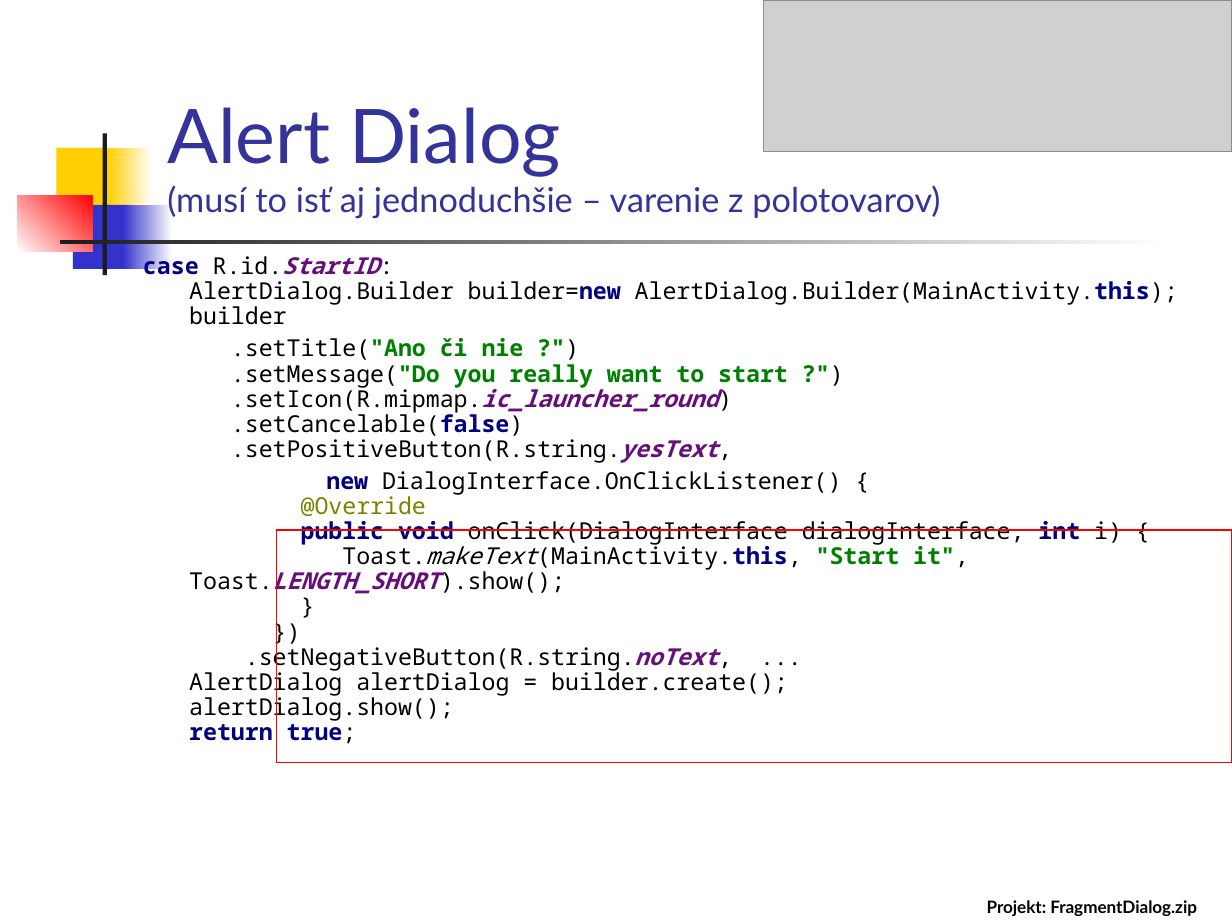
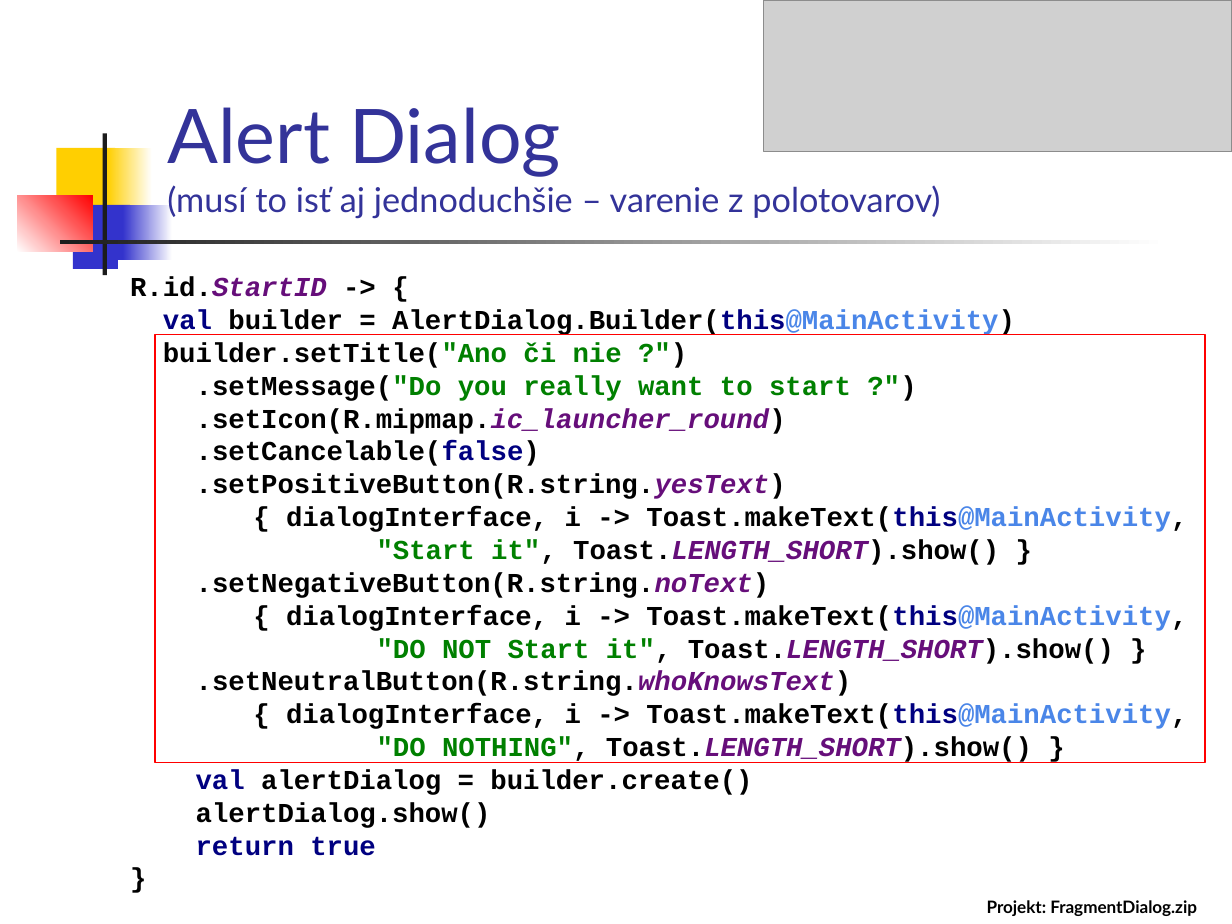
Before and after one commit to vmandro/Prednasky, a slide deck: slide 45 of 07/07_Android.ppt (slide 41 before the commit). Drawn at 1232x924 pixels with LibreOffice and Linux fonts; fonts in the diff are those of the drawing; grey boxes stand for pictures. Boxes give left, top, right and bottom in pixels: in the first picture for what was removed or moved away, otherwise in the second. Text is boxed around its words. In the diff, an @@ line names an element or a change of style, - is before the commit and + after.

```diff
--- a/07/07_Android.ppt
+++ b/07/07_Android.ppt
@@ text "R.id.StartID -> { val builder ..." at (130, 277, 1187, 856): vertical alignment top to middle @@
@@ text at (130, 277, 1187, 856): text changed; size 13.6 to 16 pt; font Noto Sans Mono to Courier New; bold on @@
-case R.id.StartID:
-AlertDialog.Builder builder=new AlertDialog.Builder(MainActivity.this);
-builder
-.setTitle("Ano či nie ?")
-.setMessage("Do you really want to start ?")
-.setIcon(R.mipmap.ic_launcher_round)
-.setCancelable(false)
-.setPositiveButton(R.string.yesText,
-new DialogInterface.OnClickListener() {
-@Override
-public void onClick(DialogInterface dialogInterface, int i) {
-Toast.makeText(MainActivity.this, "Start it", Toast.LENGTH_SHORT).show();
-}
-})
-.setNegativeButton(R.string.noText, ...
-AlertDialog alertDialog = builder.create();
-alertDialog.show();
-return true;
+R.id.StartID -> {
+val builder = AlertDialog.Builder(this@MainActivity)
+builder.setTitle("Ano či nie ?")
+.setMessage("Do you really want to start ?")
+.setIcon(R.mipmap.ic_launcher_round)
+.setCancelable(false)
+.setPositiveButton(R.string.yesText)
+{ dialogInterface, i -> Toast.makeText(this@MainActivity,
+"Start it", Toast.LENGTH_SHORT).show() }
+.setNegativeButton(R.string.noText)
+{ dialogInterface, i -> Toast.makeText(this@MainActivity,
+"DO NOT Start it", Toast.LENGTH_SHORT).show() }
+.setNeutralButton(R.string.whoKnowsText)
+{ dialogInterface, i -> Toast.makeText(this@MainActivity,
+"DO NOTHING", Toast.LENGTH_SHORT).show() }
+val alertDialog = builder.create()
+alertDialog.show()
+return true
+}
@@ rectangle: place and size @@
-rectangle at (276, 530, 1232, 763)
+rectangle at (155, 334, 1205, 763)
```
Also in this commit, not shown: 23 other slides changed, 9 slides added, 2 slides removed, 1 other file.
